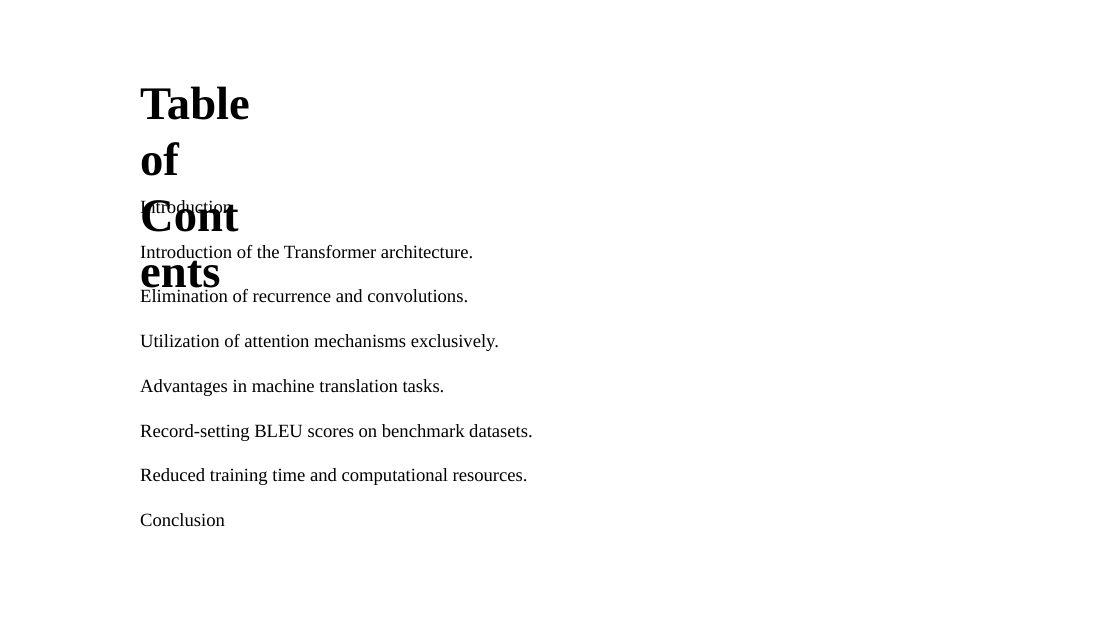
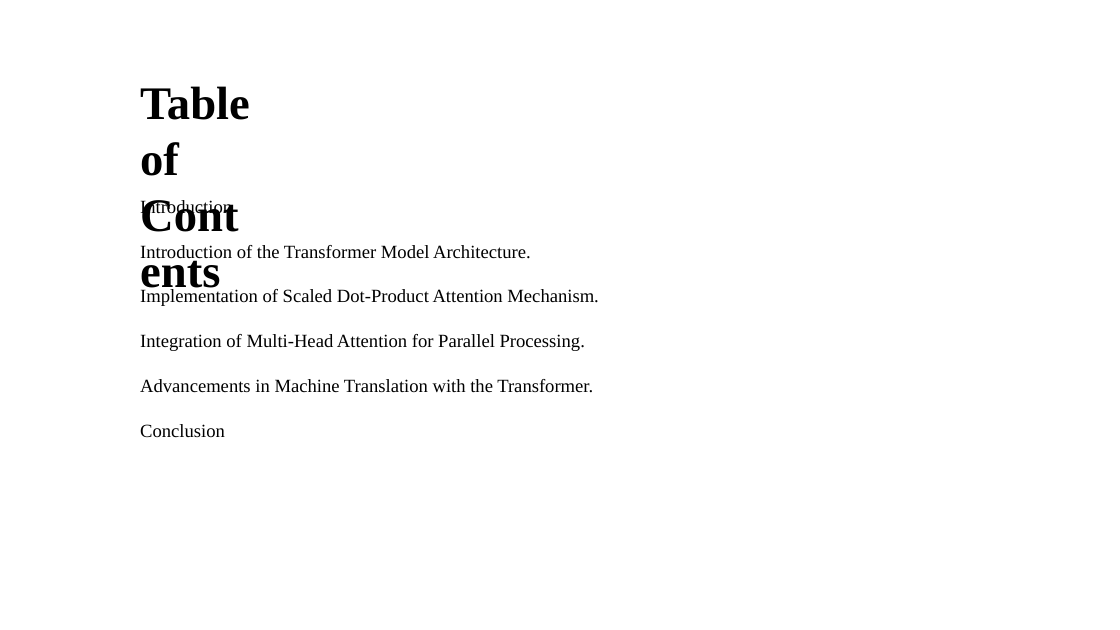
Before and after one commit to Jessie-ZhaoXi/dsa4213-ppt-generator, a slide deck: slide 2 of my_ppts/attention_mode2.pptx. Drawn at 1120x630 pixels with LibreOffice and Linux fonts; fonts in the diff are those of the drawing; background and template pictures are left out. Boxes give left, top, right and bottom in pixels: in the first picture for what was removed or moved away, otherwise in the second. Text is boxed around its words. In the diff, an @@ line names an element or a change of style, - is before the commit and + after.

```diff
--- a/my_ppts/attention_mode2.pptx
+++ b/my_ppts/attention_mode2.pptx
@@ text at <box>140,199,598,438</box>: text changed @@
-Introduction
-Introduction of the Transformer architecture.
-Elimination of recurrence and convolutions.
-Utilization of attention mechanisms exclusively.
-Advantages in machine translation tasks.
-Record-setting BLEU scores on benchmark datasets.
-Reduced training time and computational resources.
-Conclusion
+Introduction
+Introduction of the Transformer Model Architecture.
+Implementation of Scaled Dot-Product Attention Mechanism.
+Integration of Multi-Head Attention for Parallel Processing.
+Advancements in Machine Translation with the Transformer.
+Conclusion
```
Also in this commit, not shown: 5 other slides changed, 7 slides added, 4 slides removed, 7 other files.
